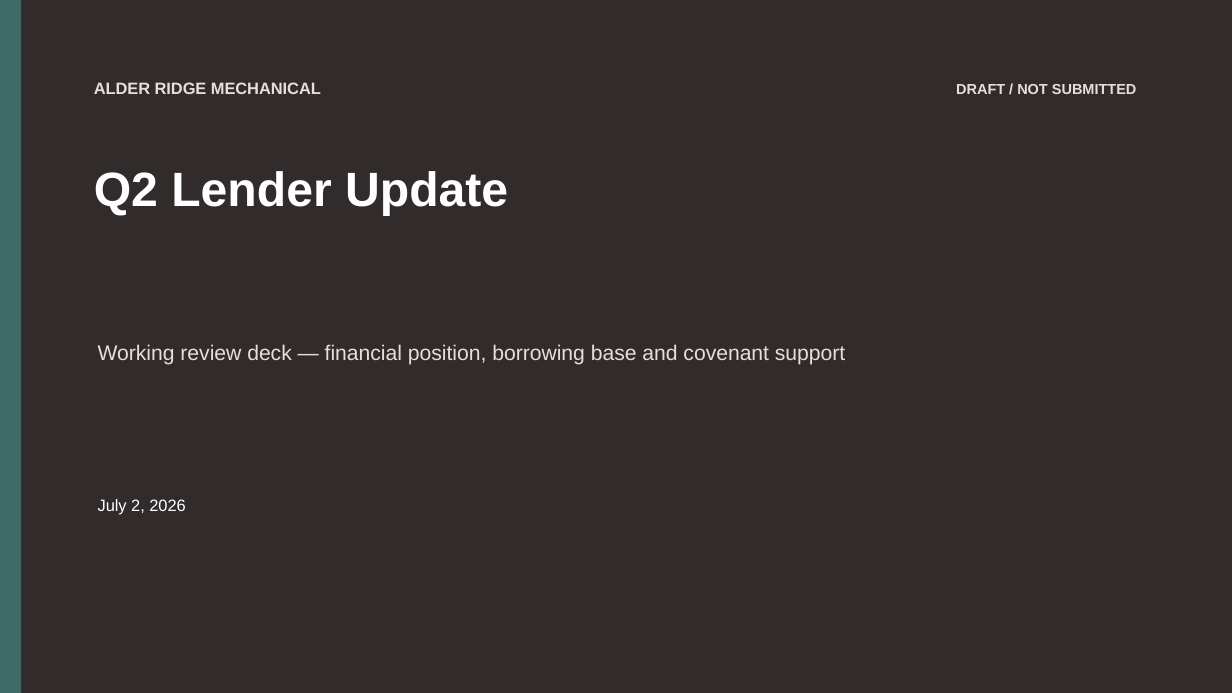
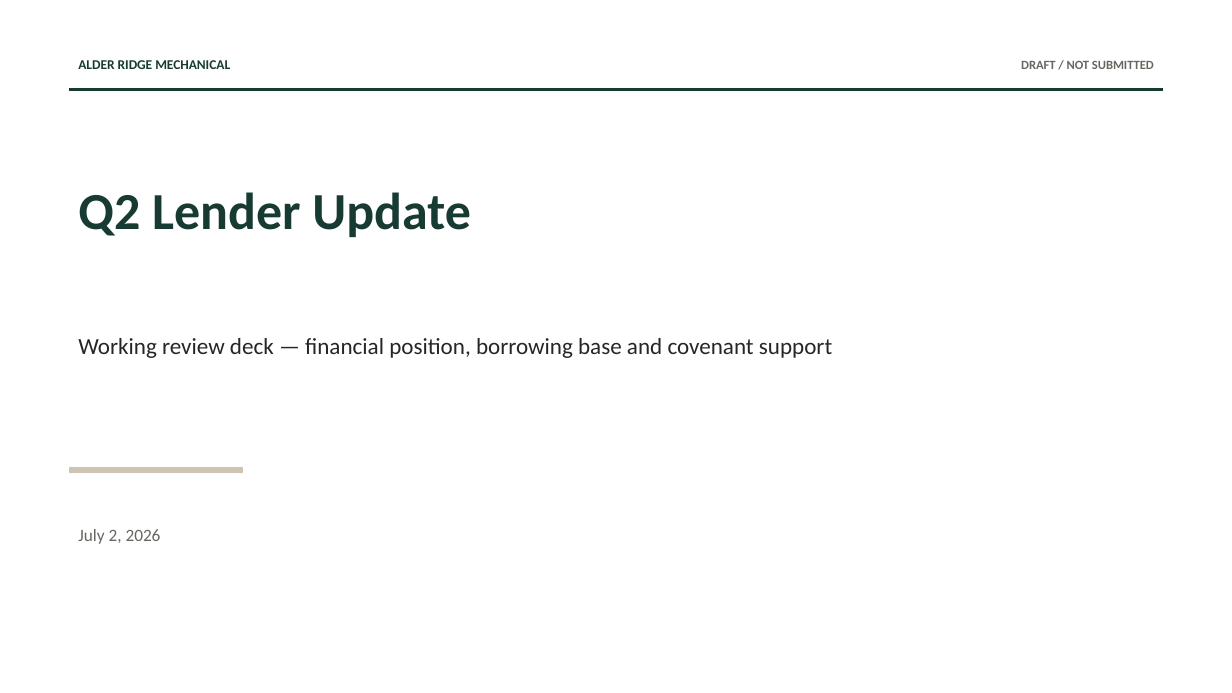
Before and after one commit to Sureform-YC-X25/alder-ridge-sample-tasks, a slide deck: slide 1 of environment/seed/sources/Shared/Finance/Treasury/Bank - covenants/2026 Q2 working/Q2 lender update - review working v3.pptx. Drawn at 1232x693 pixels with LibreOffice and Linux fonts; fonts in the diff are those of the drawing. Boxes give left, top, right and bottom in pixels: in the first picture for what was removed or moved away, otherwise in the second. Text is boxed around its words. In the diff, an @@ line names an element or a change of style, - is before the commit and + after.

```diff
--- a/environment/seed/sources/Shared/Finance/Treasury/Bank - covenants/2026 Q2 working/Q2 lender update - review working v3.pptx
+++ b/environment/seed/sources/Shared/Finance/Treasury/Bank - covenants/2026 Q2 working/Q2 lender update - review working v3.pptx
@@ background #312B2B to #FFFFFF @@
@@ rectangle removed at [0, 0, 21, 693] @@
@@ text "ALDER RIDGE MECHANICAL": place and size @@
-text "ALDER RIDGE MECHANICAL" at [94, 82, 321, 94]
+text "ALDER RIDGE MECHANICAL" at [78, 60, 230, 69]
@@ text "ALDER RIDGE MECHANICAL" at [78, 60, 230, 69]: size 12.8 to 10.5 pt, font Arial to Calibri, text colour #E7DED7 to #173B33 @@
@@ text "DRAFT / NOT SUBMITTED": place and size @@
-text "DRAFT / NOT SUBMITTED" at [956, 84, 1137, 94]
+text "DRAFT / NOT SUBMITTED" at [1021, 61, 1154, 69]
@@ text "DRAFT / NOT SUBMITTED" at [1021, 61, 1154, 69]: size 11.2 to 9.8 pt, font Arial to Calibri, text colour #E7DED7 to #666761 @@
@@ rectangle added at [69, 89, 1163, 91], fill #173B33, outline #173B33 0 pt @@
@@ text "Q2 Lender Update": place and size @@
-text "Q2 Lender Update" at [94, 171, 508, 216]
+text "Q2 Lender Update" at [78, 192, 471, 238]
@@ text "Q2 Lender Update" at [78, 192, 471, 238]: size 37.5 to 40.5 pt, font Arial to Calibri, text colour #FFFFFF to #173B33 @@
@@ text "Working review deck — financial ...": place and size @@
-text "Working review deck — financial ..." at [98, 344, 845, 365]
+text "Working review deck — financial ..." at [78, 338, 832, 358]
@@ text "Working review deck — financial ..." at [78, 338, 832, 358]: size 16.5 to 18 pt, font Arial to Calibri, text colour #E7DED7 to #252725 @@
@@ rectangle added at [69, 468, 243, 472], fill #CFC4B3, outline #CFC4B3 0 pt @@
@@ text "July 2, 2026": place and size @@
-text "July 2, 2026" at [98, 499, 185, 515]
+text "July 2, 2026" at [78, 529, 161, 544]
@@ text "July 2, 2026" at [78, 529, 161, 544]: size 12.8 to 13.5 pt, font Arial to Calibri, text colour #FFFFFF to #666761 @@
```
Also in this commit, not shown: 4 other slides changed, 20 other files.
